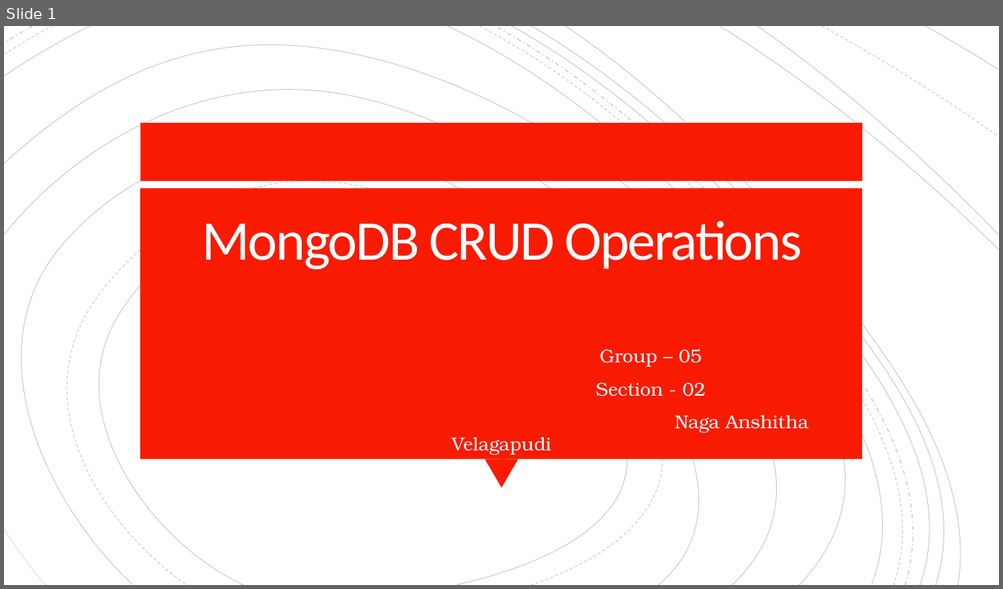
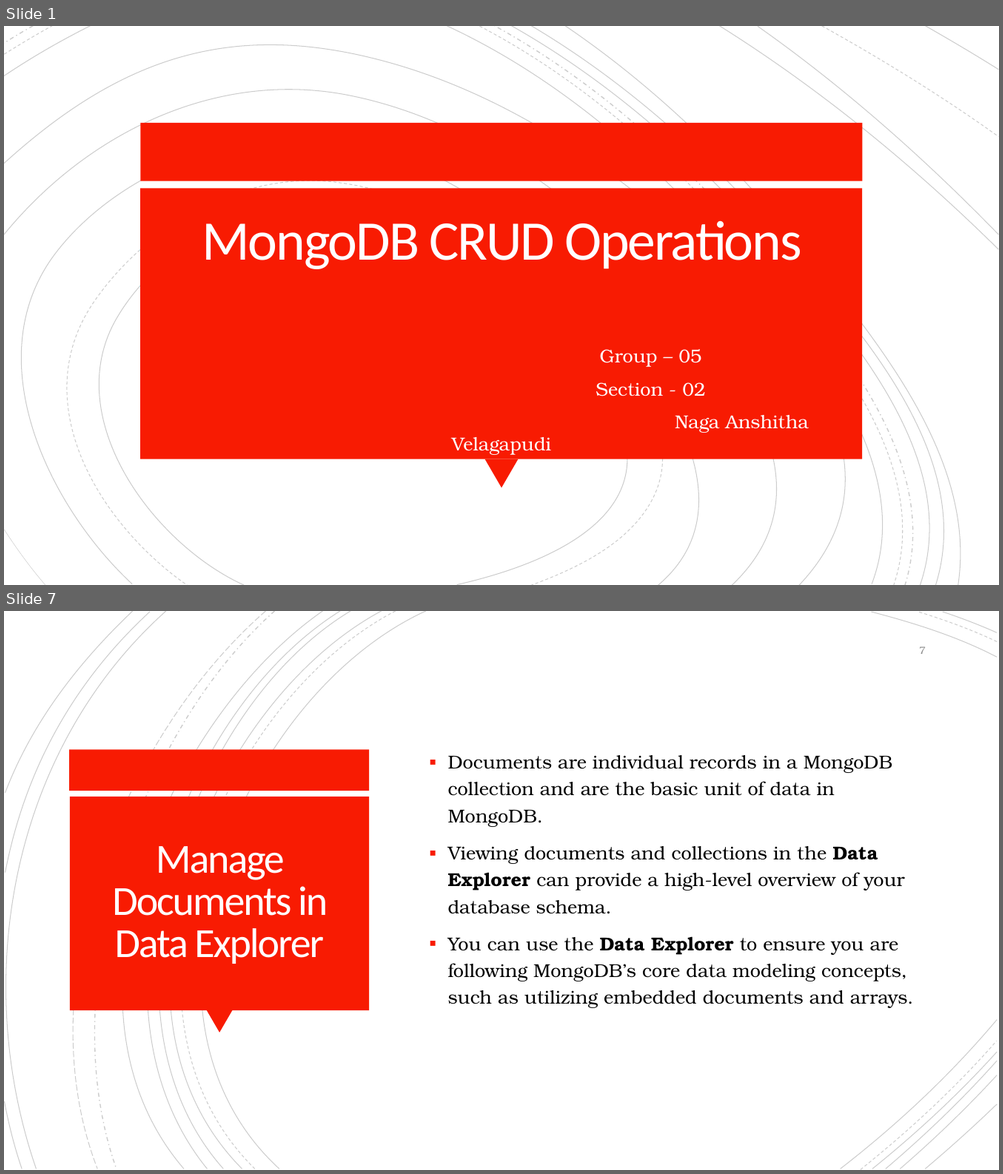
Before and after one commit to anshithavelagapudi/MongoDb-Project, a slide deck: CRUD Operations/MongoDB CRUD Operations.pptx. Shown one above the other, each under a label of ours: slide 1 before the commit, slides 1 and 7 after it; the slides between them are not shown. The pictures are 1003x589 and 1003x1174 pixels, drawn with LibreOffice and Linux fonts; fonts in the diff are those of the drawing. Boxes give left, top, right and bottom in pixels: in the first picture for what was removed or moved away, otherwise in the second. Text is boxed around its words. In the diff, an @@ line names an element or a change of style, - is before the commit and + after.

```diff
--- a/CRUD Operations/MongoDB CRUD Operations.pptx
+++ b/CRUD Operations/MongoDB CRUD Operations.pptx
@@ slide 7 added at box(4, 611, 999, 1170), background #FFFFFF @@
@@ group added at box(4, 611, 997, 1170): 21 freeform shapes @@
@@ page number added at box(919, 647, 925, 654), 10 pt, text #8C8C8C @@
+7
@@ rectangle added at box(70, 750, 370, 791), fill #F81B02 @@
@@ text added at box(448, 755, 913, 1008), 18 pt, text #000000 @@
+▪ Documents are individual records in a MongoDB collection and are the basic unit of data in MongoDB.
+▪ Viewing documents and collections in the Data Explorer can provide a high-level overview of your database schema.
+▪ You can use the Data Explorer to ensure you are following MongoDB’s core data modeling concepts, such as utilizing embedded documents and arrays.
@@ rectangle added at box(70, 797, 369, 1011), fill #F81B02 @@
@@ title added at box(112, 846, 327, 964), 40 pt, text #FFFEFF @@
+Manage Documents in Data Explorer
@@ triangle added at box(206, 1011, 233, 1034), fill #F81B02 @@
```
Also in this commit, not shown: 2 slides changed, 10 other slides added, 9 slides removed, 4 other files.
